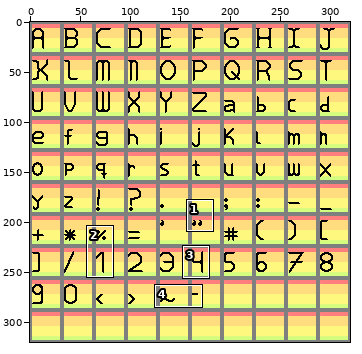
Two versions of one pixel-art file, ElementalWard/Assets/ElementalWard/Base/Core/Font.ase. Above: a wide view before the commit, with the close-up outlined.
Close-up. Before the commit:
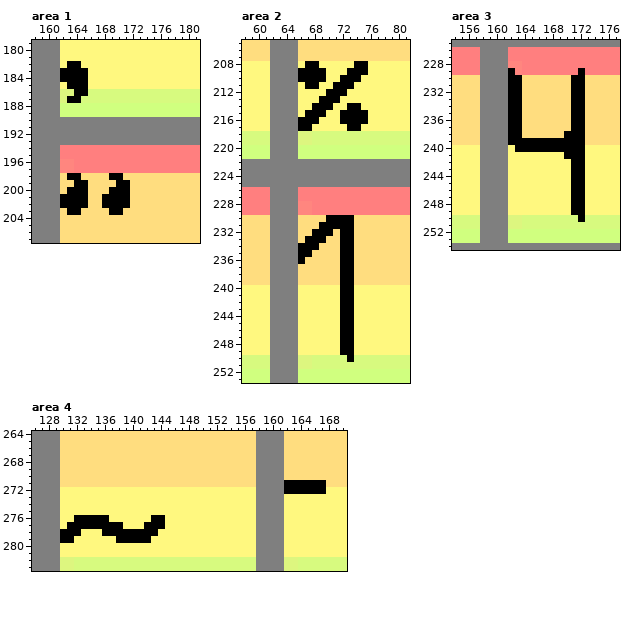
320x320 pixels, 1 frame. Colours within 5 levels of each other are drawn and written as one. Shown: area 1: x 158..181, y 179..207; area 2: x 58..81, y 205..253; area 3: x 154..177, y 225..254; area 4: x 126..170, y 264..283. The commit also changed other parts of the picture, which this record leaves out.
Now the later version:
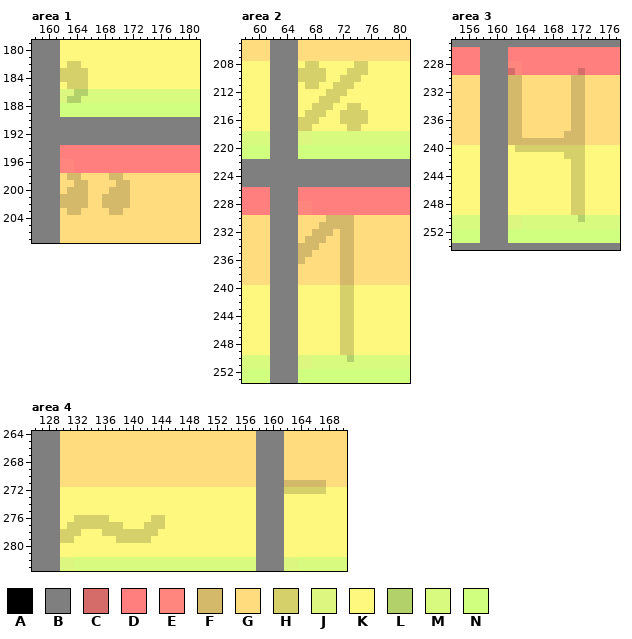
Palette (. is transparent): A #000000  B #7f7f7f  C #d56c6a  D #ff7f7f  E #ff867f  F #d5b96a  G #ffdd7f  H #d5d06a  J #ddf67f  K #fff87f  L #b3d16a  M #d7fa7f  N #d0ff7f
The exact change:
layer "Font" opacity 100% -> 16%
Area 1:
y 182: x 163..164 AA -> HH
y 183..184: x 162..165 AAAA -> HHHH
y 185: x 163..165 AAA -> HHH
y 186: x 164..165 AA -> LL
y 187: x 163..164 AA -> LL
y 198: x 163..164 AA -> FF; x 169..170 AA -> FF
y 199: x 164..165 AA -> FF; x 170..171 AA -> FF
y 200: x 163..165 AAA -> FFF; x 169..171 AAA -> FFF
y 201..202: x 162..165 AAAA -> FFFF; x 168..171 AAAA -> FFFF
y 203: x 163..164 AA -> FF; x 169..170 AA -> FF
Area 2:
y 208: x 67..68 AA -> HH; x 74..75 AA -> HH
y 209: x 66..69 AAAA -> HHHH; x 73..75 AAA -> HHH
y 210: x 66..69 AAAA -> HHHH; x 72..74 AAA -> HHH
y 211: x 67..68 AA -> HH; x 71..73 AAA -> HHH
y 212: x 70..72 AAA -> HHH
y 213: x 69..71 AAA -> HHH
y 214: x 68..70 AAA -> HHH; x 73..74 AA -> HH
y 215: x 67..69 AAA -> HHH; x 72..75 AAAA -> HHHH
y 216: x 66..68 AAA -> HHH; x 72..75 AAAA -> HHHH
y 217: x 66..67 AA -> HH; x 73..74 AA -> HH
y 230: x 70..73 AAAA -> FFFF
y 231: x 69..73 AAAAA -> FFFFF
y 232: x 68..70 AAA -> FFF; x 72..73 AA -> FF
y 233: x 67..69 AAA -> FFF; x 72..73 AA -> FF
y 234: x 66..68 AAA -> FFF; x 72..73 AA -> FF
y 235: x 66..67 AA -> FF; x 72..73 AA -> FF
y 236: x 66 A -> F; x 72..73 AA -> FF
y 237..239: x 72..73 AA -> FF
y 240..249: x 72..73 AA -> HH
y 250: x 73 A -> L
Area 3:
y 229: x 162 A -> C; x 172 A -> C
y 230..237: x 162..163 AA -> FF; x 171..172 AA -> FF
y 238: x 162..163 AA -> FF; x 170..172 AAA -> FFF
y 239: x 162..172 AAAAAAAAAAA -> FFFFFFFFFFF
y 240: x 163..172 AAAAAAAAAA -> HHHHHHHHHH
y 241: x 170..172 AAA -> HHH
y 242..249: x 171..172 AA -> HH
y 250: x 172 A -> L
Area 4:
y 271: x 162..167 AAAAAA -> FFFFFF
y 272: x 162..167 AAAAAA -> HHHHHH
y 276: x 132..136 AAAAA -> HHHHH; x 143..144 AA -> HH
y 277: x 131..138 AAAAAAAA -> HHHHHHHH; x 142..144 AAA -> HHH
y 278: x 130..132 AAA -> HHH; x 136..143 AAAAAAAA -> HHHHHHHH
y 279: x 130..131 AA -> HH; x 138..142 AAAAA -> HHHHH
